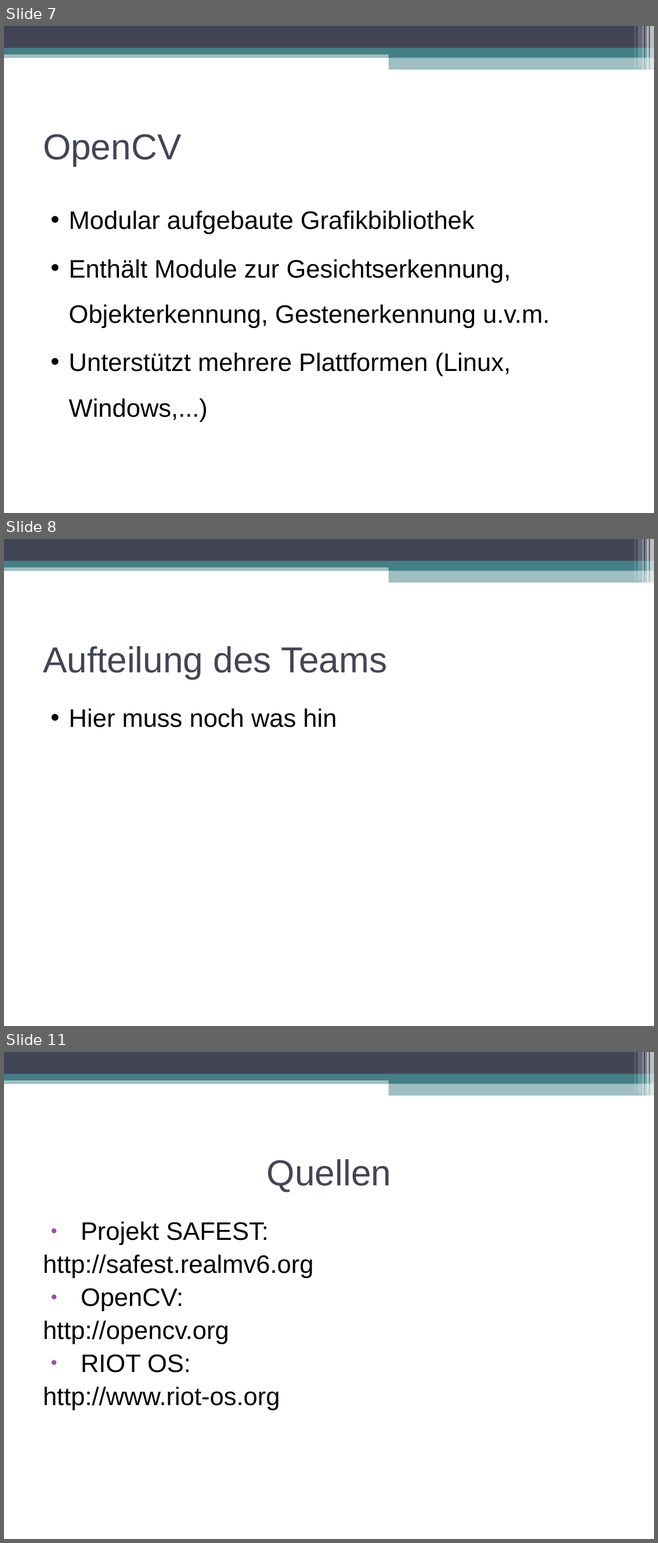
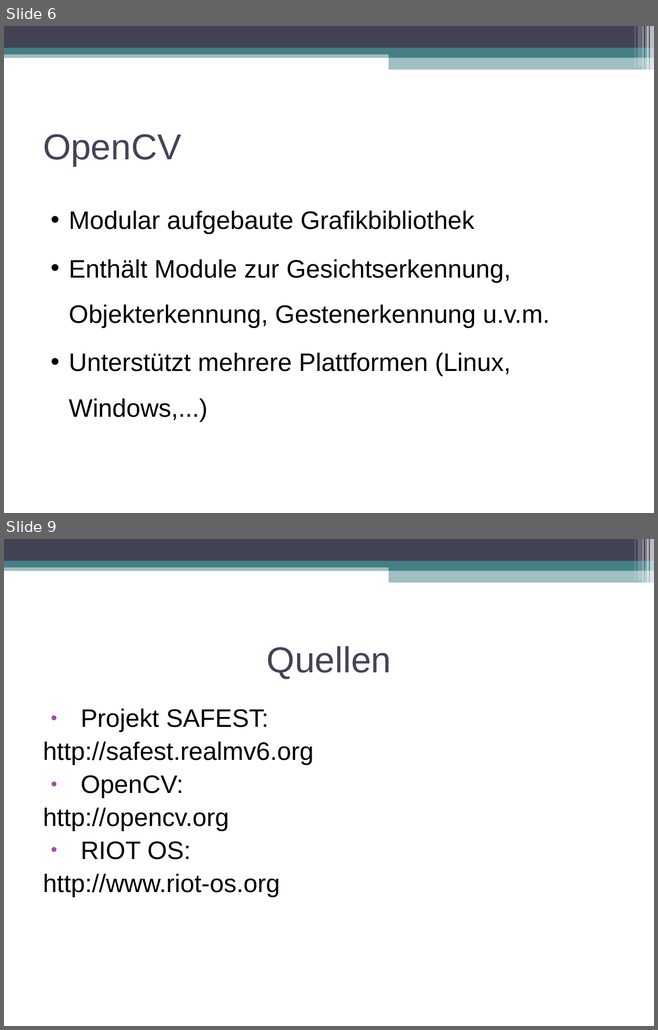
Before and after one commit to swp2013riot/riot-opencv-port, a slide deck: doc/slides/intro_presentation.odp. Shown one above the other, each under a label of ours: slides 7, 8 and 11 before the commit, slides 6 and 9 after it; the slides between them are not shown. The pictures are 658x1543 and 658x1030 pixels, drawn with LibreOffice and Linux fonts; fonts in the diff are those of the drawing. Boxes give left, top, right and bottom in pixels: in the first picture for what was removed or moved away, otherwise in the second. Text is boxed around its words. In the diff, an @@ line names an element or a change of style, - is before the commit and + after.

```diff
--- a/doc/slides/intro_presentation.odp
+++ b/doc/slides/intro_presentation.odp
@@ slide 8 removed at (x1=4, y1=539, x2=654, y2=1026), background #FFFFFF; not listed: 11 template elements that a slide beside it also shows @@
@@ title removed at (x1=43, y1=646, x2=387, y2=679) @@
-Aufteilung des Teams
@@ text removed at (x1=69, y1=708, x2=336, y2=727) @@
-• Hier muss noch was hin
@@ what was slide 7 is now slide 6 @@
@@ what was slide 11 is now slide 9 @@
```
Also in this commit, not shown: 3 slides changed, 1 slide added, 2 other slides removed, 2 other files.
